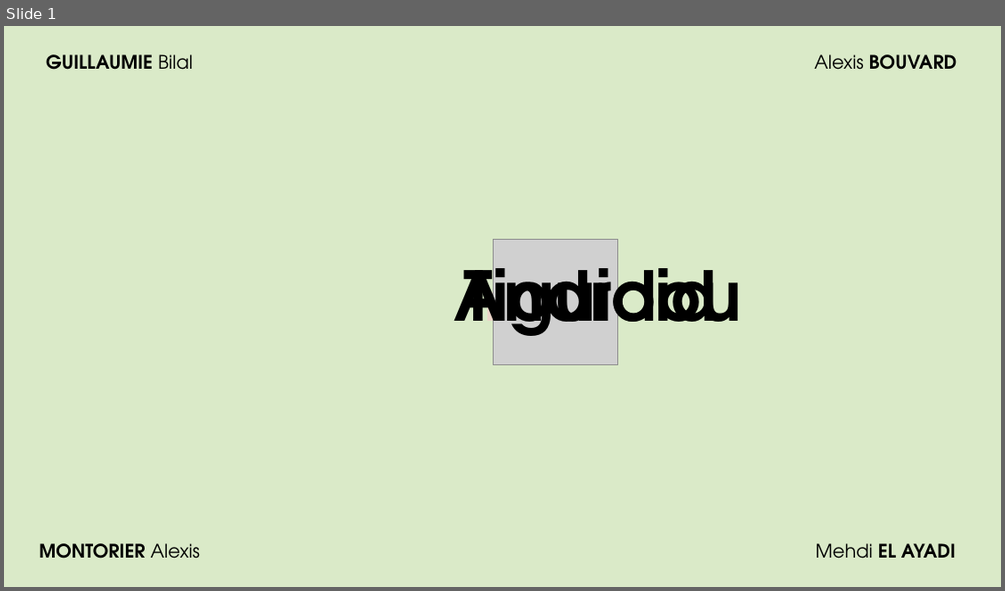
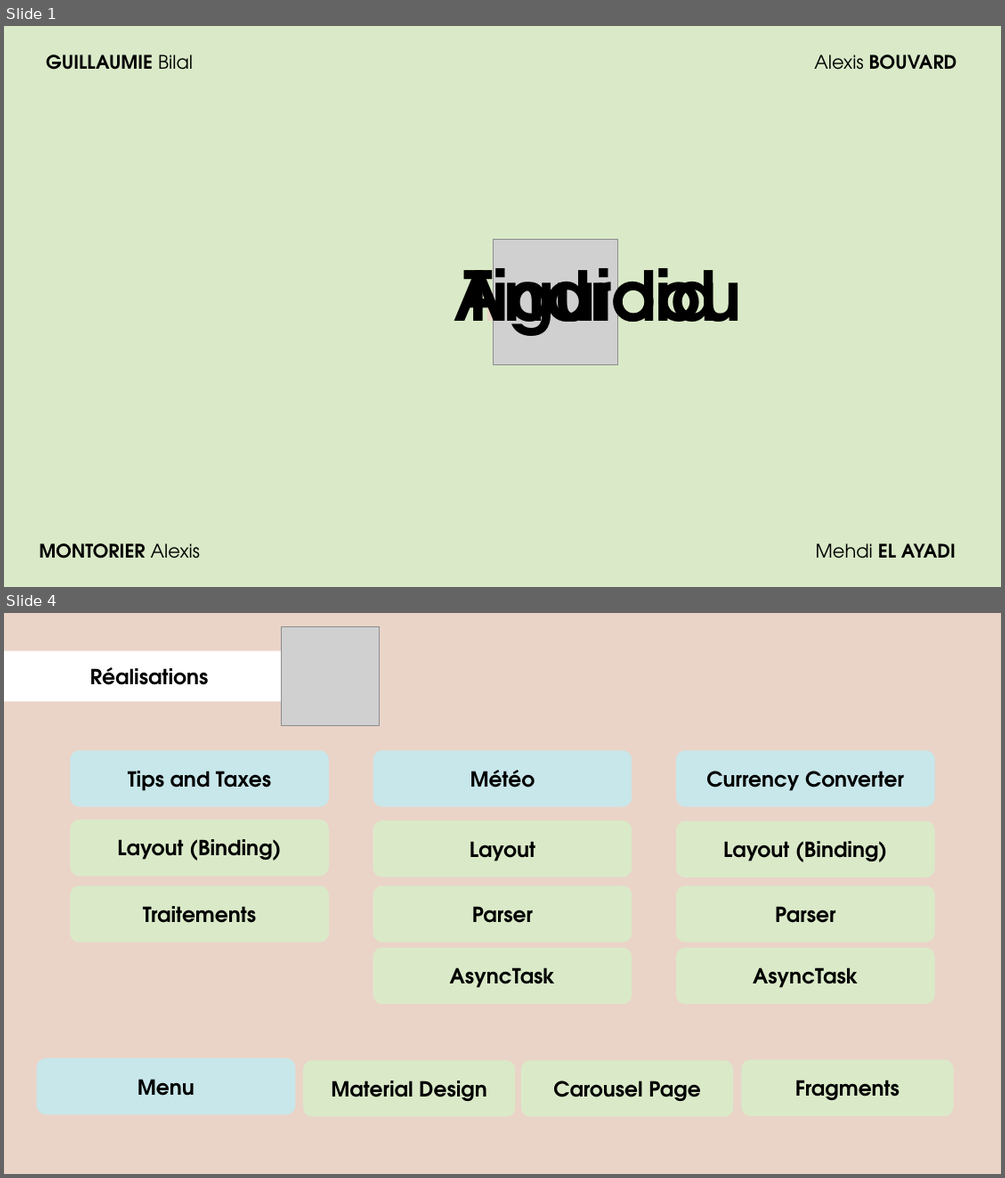
Before and after one commit to Albouvard/AppBoiteAOutil, a slide deck: présentation_android.pptx. Shown one above the other, each under a label of ours: slide 1 before the commit, slides 1 and 4 after it; the slides between them are not shown. The pictures are 1005x591 and 1005x1178 pixels, drawn with LibreOffice and Linux fonts; fonts in the diff are those of the drawing; grey boxes stand for pictures. Boxes give left, top, right and bottom in pixels: in the first picture for what was removed or moved away, otherwise in the second. Text is boxed around its words. In the diff, an @@ line names an element or a change of style, - is before the commit and + after.

```diff
--- a/présentation_android.pptx
+++ b/présentation_android.pptx
@@ slide 4 added at (4, 613, 1001, 1174), background #EAD4C8 @@
@@ picture added at (282, 626, 380, 726) @@
@@ rounded rectangle added at (4, 651, 302, 700), fill #FFFFFF, outline #FFFFFF 1 pt, 20 pt, text #000000, bold @@
+Réalisations
@@ rounded rectangle added at (70, 751, 329, 807), fill #C8E7EA, 20 pt, text #000000, bold @@
+Tips and Taxes
@@ rounded rectangle added at (373, 751, 632, 807), fill #C8E7EA, 20 pt, text #000000, bold @@
+Météo
@@ rounded rectangle added at (676, 751, 935, 807), fill #C8E7EA, 20 pt, text #000000, bold @@
+Currency Converter
@@ rounded rectangle added at (70, 819, 329, 876), fill #DAEAC8, 20 pt, text #000000, bold @@
+Layout (Binding)
@@ rounded rectangle added at (373, 821, 632, 877), fill #DAEAC8, 20 pt, text #000000, bold @@
+Layout
@@ rounded rectangle added at (676, 821, 935, 877), fill #DAEAC8, 20 pt, text #000000, bold @@
+Layout (Binding)
@@ rounded rectangle added at (70, 886, 329, 942), fill #DAEAC8, 20 pt, text #000000, bold @@
+Traitements
@@ rounded rectangle added at (373, 886, 632, 942), fill #DAEAC8, 20 pt, text #000000, bold @@
+Parser
@@ rounded rectangle added at (676, 886, 935, 942), fill #DAEAC8, 20 pt, text #000000, bold @@
+Parser
@@ rounded rectangle added at (373, 948, 632, 1004), fill #DAEAC8, 20 pt, text #000000, bold @@
+AsyncTask
@@ rounded rectangle added at (676, 948, 935, 1004), fill #DAEAC8, 20 pt, text #000000, bold @@
+AsyncTask
@@ rounded rectangle added at (37, 1058, 296, 1114), fill #C8E7EA, 20 pt, text #000000, bold @@
+Menu
@@ rounded rectangle added at (303, 1060, 516, 1116), fill #DAEAC8, 20 pt, text #000000, bold @@
+Material Design
@@ rounded rectangle added at (521, 1060, 734, 1116), fill #DAEAC8, 20 pt, text #000000, bold @@
+Carousel Page
@@ rounded rectangle added at (741, 1060, 954, 1116), fill #DAEAC8, 20 pt, text #000000, bold @@
+Fragments
```
Also in this commit, not shown: 3 slides changed, 4 other slides added, 1 slide removed, 3 other files.
